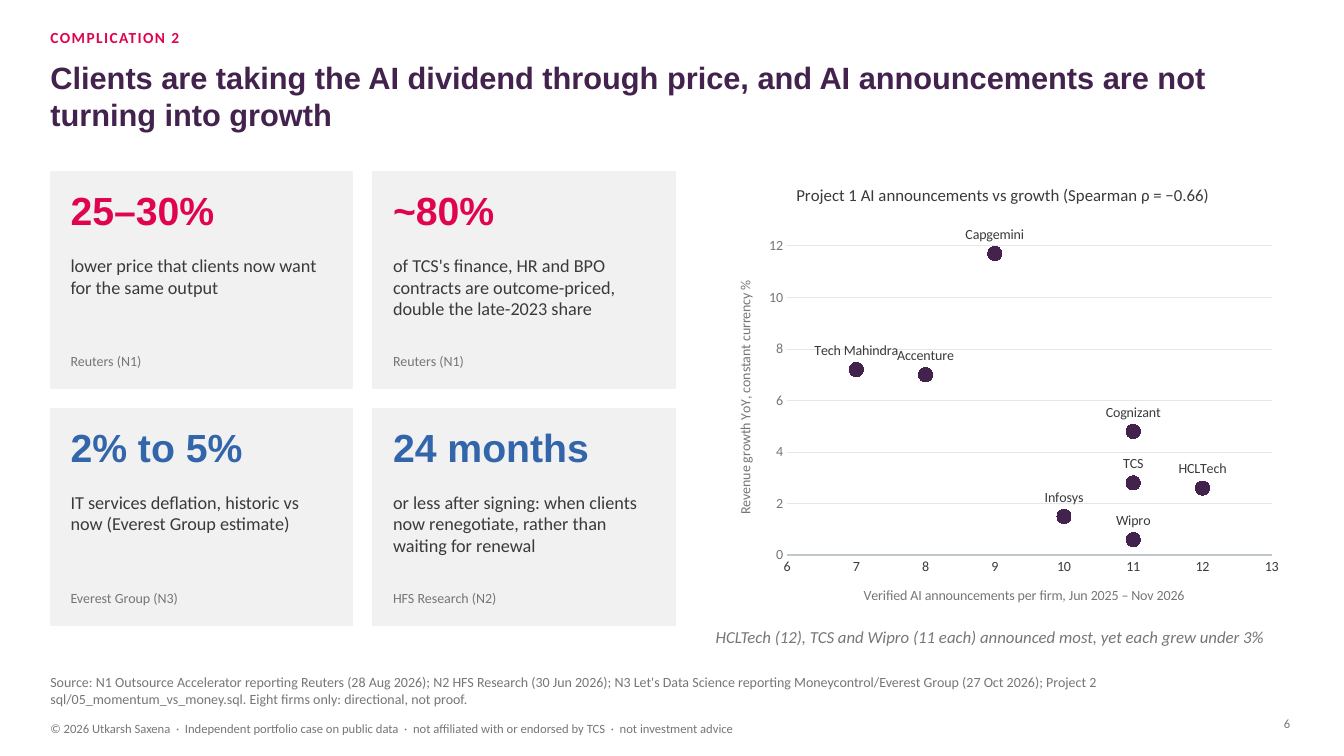
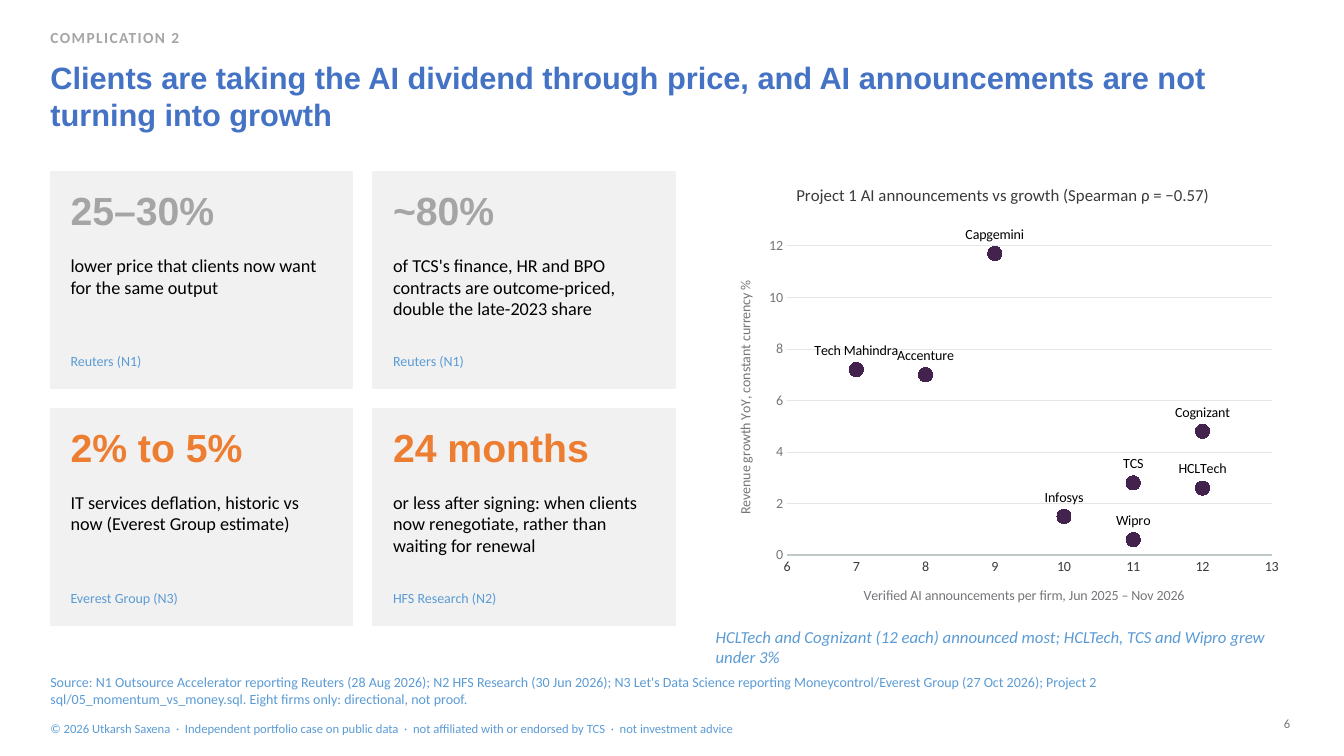
Before and after one commit to lokpriye96/ai-consulting-report-genai-services, a slide deck: slide 6 of outputs/TCS_AI_Deflation_Strategy.pptx. Drawn at 1344x756 pixels with LibreOffice and Linux fonts; fonts in the diff are those of the drawing. Boxes give left, top, right and bottom in pixels: in the first picture for what was removed or moved away, otherwise in the second. Text is boxed around its words. In the diff, an @@ line names an element or a change of style, - is before the commit and + after.

```diff
--- a/outputs/TCS_AI_Deflation_Strategy.pptx
+++ b/outputs/TCS_AI_Deflation_Strategy.pptx
@@ title "Clients are taking the AI ..." at box(50, 66, 1205, 131): text colour #43224D to #4472C4 @@
@@ scatter chart at box(716, 166, 1291, 625) @@
@@ title "Project 1 AI announcements vs growth (Spearman ρ = −0.66)" to "Project 1 AI announcements vs growth (Spearman ρ = −0.57)" @@
-Revenue growth YoY cc %: (8, 7), (11, 2.8), (9, 11.7), (11, 4.8), (10, 1.5), (12, 2.6), (11, 0.6), (7, 7.2)
+Revenue growth YoY cc %: (8, 7), (11, 2.8), (9, 11.7), (12, 4.8), (10, 1.5), (12, 2.6), (11, 0.6), (7, 7.2)
@@ lettering changed @@
@@ text colour #E0044E to #A5A5A5 in 3 elements at box(50, 33, 179, 43), box(71, 198, 215, 225), box(393, 198, 494, 225) @@
@@ text "2% to 5%" at box(71, 434, 243, 463): text colour #3265AA to #ED7D31 @@
@@ text "24 months" at box(393, 433, 588, 463): text colour #3265AA to #ED7D31 @@
@@ text colour #3A3A3C to #000000 in 4 elements at box(71, 259, 316, 297), box(393, 259, 615, 315), box(71, 496, 299, 533), box(393, 496, 637, 555) @@
@@ text at box(716, 631, 1264, 663): text changed; text colour #76767A to #5B9BD5 @@
-HCLTech (12), TCS and Wipro (11 each) announced most, yet each grew under 3%
+HCLTech and Cognizant (12 each) announced most; HCLTech, TCS and Wipro grew under 3%
@@ text colour #76767A to #5B9BD5 in 6 elements at box(71, 356, 142, 368), box(393, 356, 464, 368), box(71, 593, 178, 605), box(393, 593, 497, 605), box(50, 677, 1096, 707), box(64, 724, 733, 735) @@
```
Also in this commit, not shown: 11 other slides changed, 22 other files.
